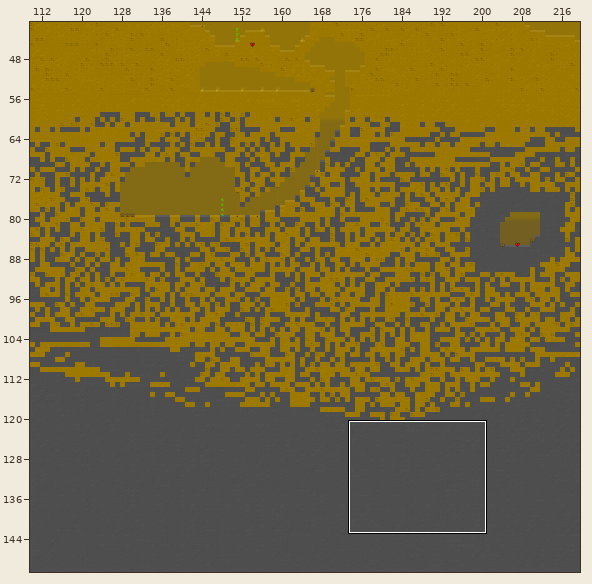
Two states of a Tiled map, ld28-stuff/maps/map1.tmx. Above, an overview of the earlier version with the close-up marked.
Close-up. Earlier state:
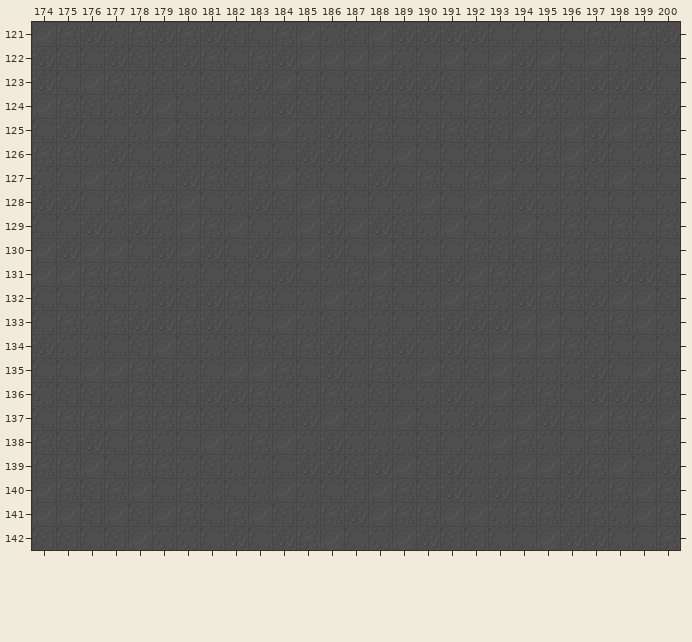
Cells are 32x32 px. Shown: x 174..200, y 121..142. The commit also changed other parts of the map, which this record leaves out.
Now the later version:
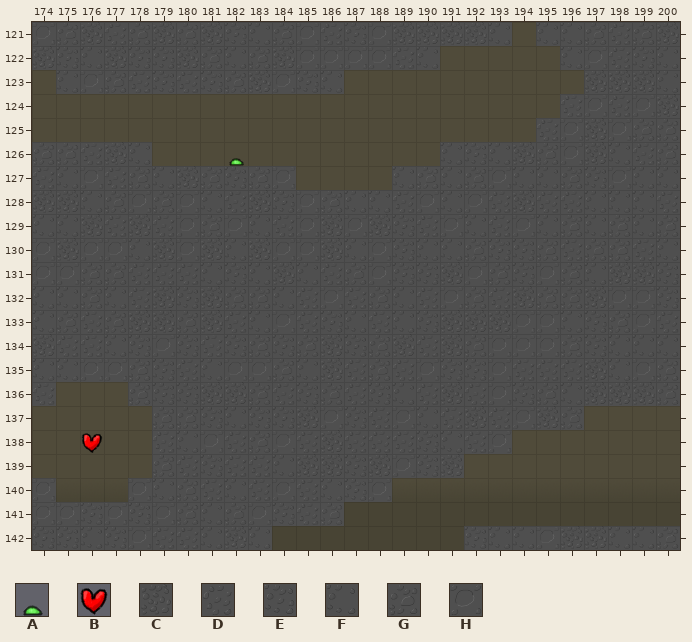
Key: from "enemies": A 2, B 8; from "tileset": C 58, D 59, E 60, F 61, G 62, H 63.
_ is an empty cell.
The exact change:
Layer "destroyable":
y 121: x 194 F -> _
y 122: x 191..195 HFHCH -> _____
y 123: x 174 C -> _; x 187..196 ECCCEHCCCE -> __________
y 124: x 174..195 HGEDCHFDDDCEEFEGFFGDCG -> ______________________
y 125: x 174..194 FCFFDHEFFHHDCDGFEGEEH -> _____________________
y 126: x 179..190 DEDEDFCCEFHF -> ____________
y 127: x 185..188 EFFC -> ____
y 136: x 175..177 EED -> ___
y 137: x 174..178 FGGHG -> _____; x 197..200 HGGH -> ____
y 138: x 174..178 GECFG -> _____; x 194..200 GDFGEDG -> _______
y 139: x 174..178 GGHFG -> _____; x 192..200 DDHHCGHFC -> _________
y 140: x 175..177 GEG -> ___; x 189..200 GECDCGDCDGHG -> ____________
y 141: x 187..200 CHGGHHDGGEGDHG -> ______________
y 142: x 184..191 CGHFDHCE -> ________
Layer "enemies":
y 126: x 182 _ -> A
y 138: x 176 _ -> B
Boxes around the changes in both close-ups, in picture pixels (x1, y1, x2, y2):
changed: (32, 22, 584, 190)
changed: (32, 382, 152, 502)
removed: (272, 406, 680, 550)
